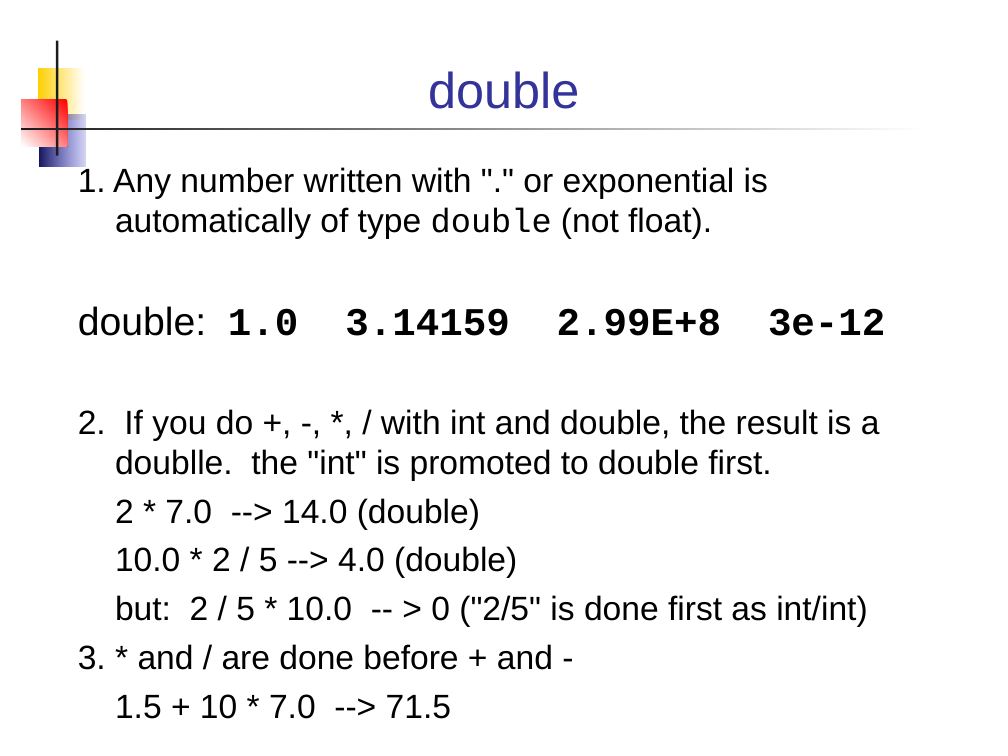
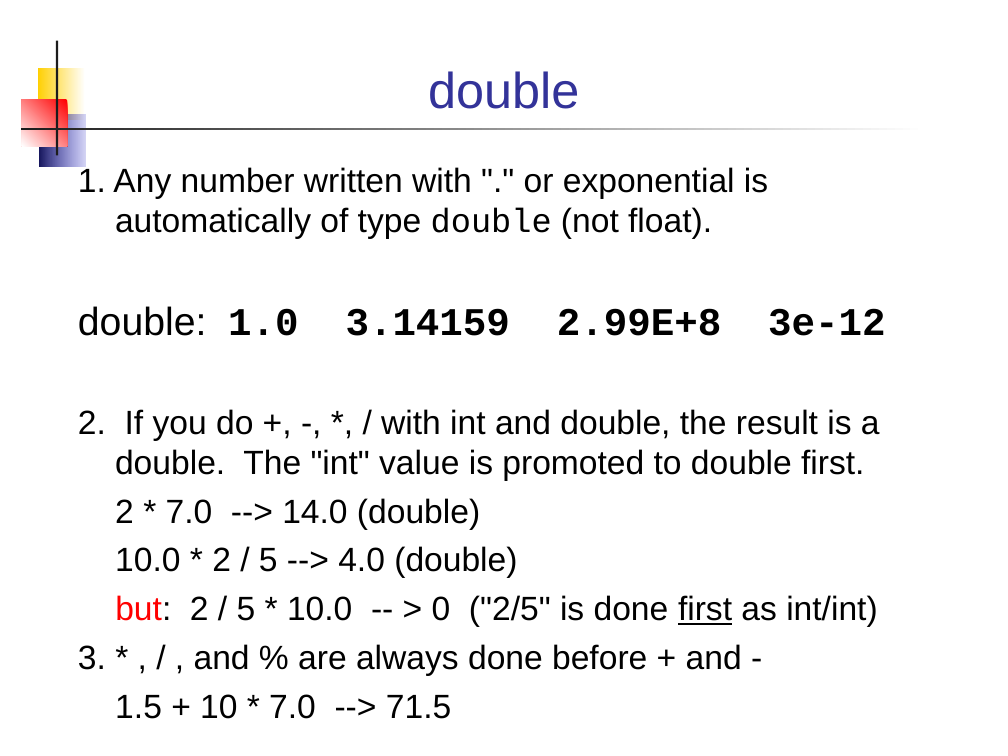
Before and after one commit to cpske/programming1, a slide deck: slide 11 of week2/3-Primitive-Datatypes.ppt. Drawn at 1008x756 pixels with LibreOffice and Linux fonts; fonts in the diff are those of the drawing. Boxes give left, top, right and bottom in pixels: in the first picture for what was removed or moved away, otherwise in the second. Text is boxed around its words. In the diff, an @@ line names an element or a change of style, - is before the commit and + after.

Commit message:
fix typos in primitives slides

```diff
--- a/week2/3-Primitive-Datatypes.ppt
+++ b/week2/3-Primitive-Datatypes.ppt
@@ text at (78, 409, 880, 481): text changed @@
-2. If you do +, -, *, / with int and double, the result is a doublle. the "int" is promoted to double first.
+2. If you do +, -, *, / with int and double, the result is a double. The "int" value is promoted to double first.
@@ text at (115, 595, 877, 627): text colour #000000 to #FF0000 in "but:"; underline on in "first" @@
@@ text at (78, 644, 742, 676): text changed @@
-3. * and / are done before + and -
+3. * , / , and % are always done before + and -
```
Also in this commit, not shown: 10 other slides changed, 1 slide added, 1 other file.
